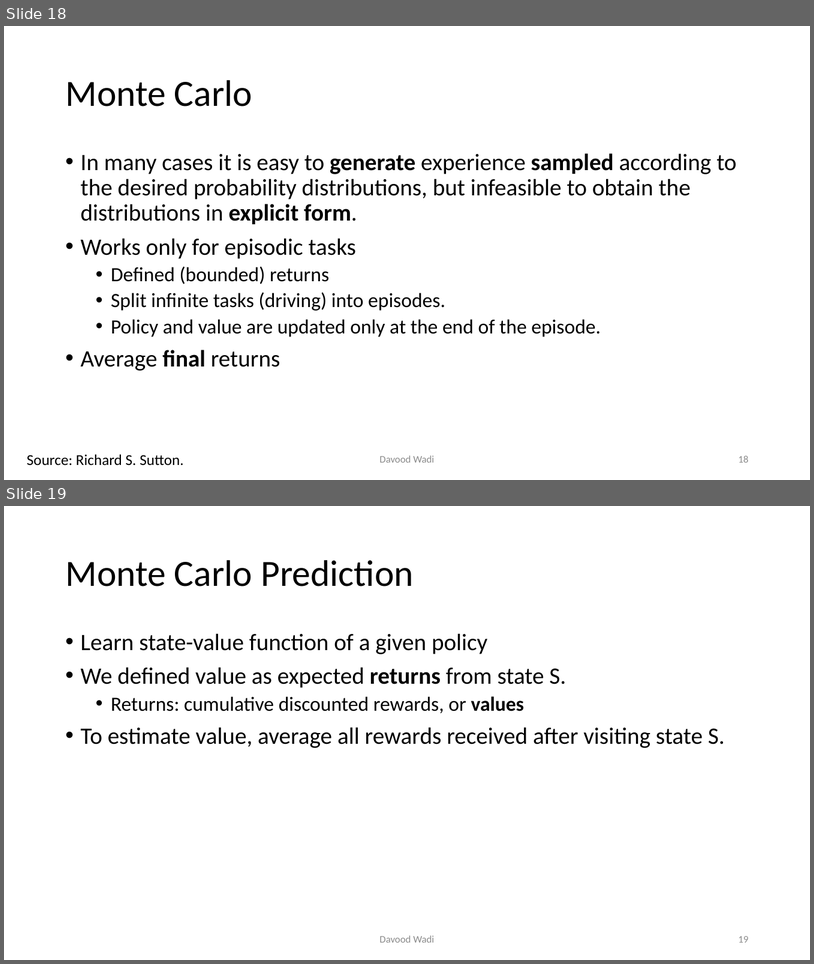
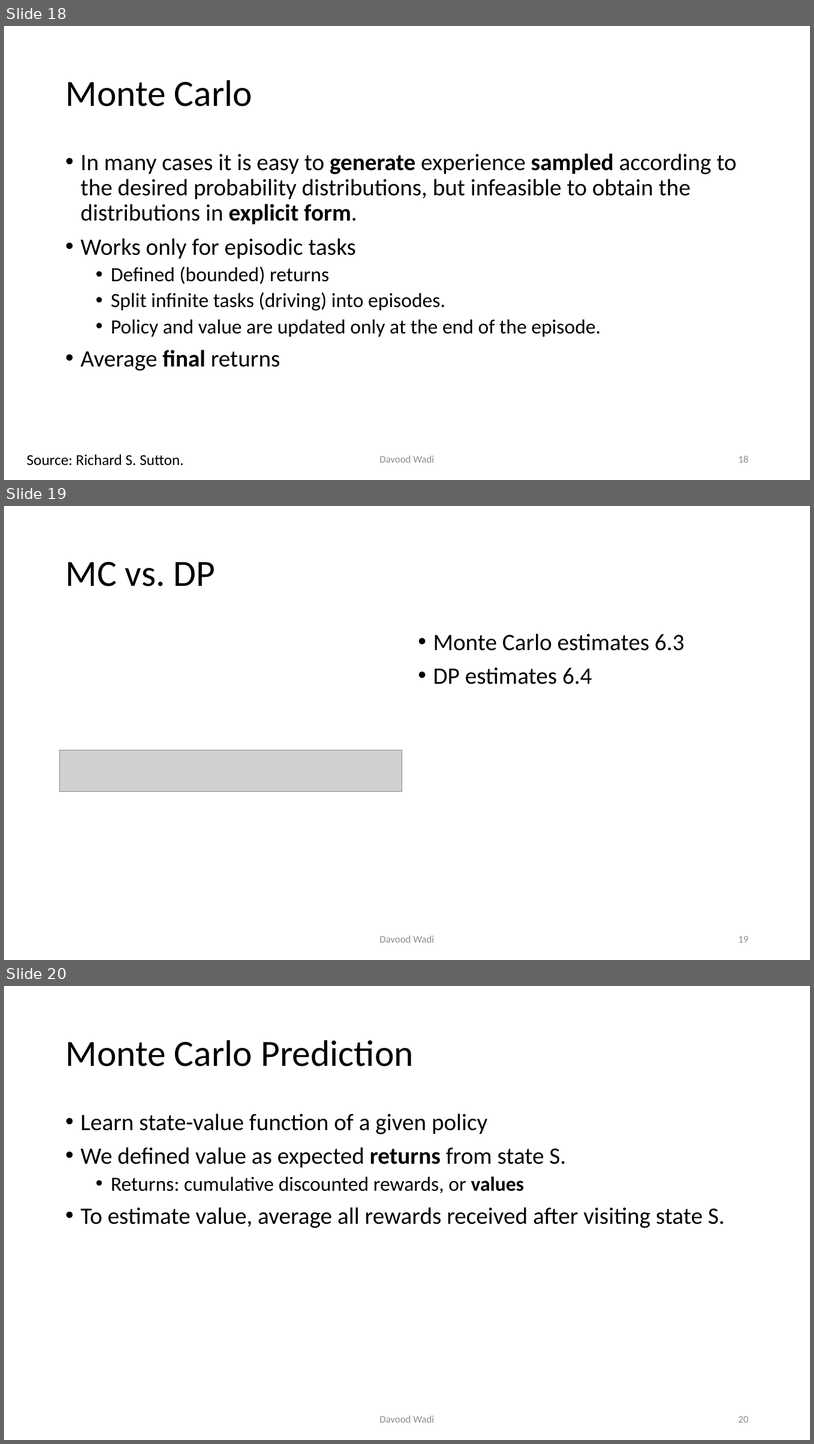
Before and after one commit to davoodwadi/davoodwadi.github.io, a slide deck: RL/RL1_slides.pptx. Shown one above the other, each under a label of ours: slides 18 and 19 before the commit, slides 18, 19 and 20 after it. The pictures are 814x964 and 814x1444 pixels, drawn with LibreOffice and Linux fonts; fonts in the diff are those of the drawing; grey boxes stand for pictures; background and template pictures are left out. Boxes give left, top, right and bottom in pixels: in the first picture for what was removed or moved away, otherwise in the second. Text is boxed around its words. In the diff, an @@ line names an element or a change of style, - is before the commit and + after.

```diff
--- a/RL/RL1_slides.pptx
+++ b/RL/RL1_slides.pptx
@@ slide 19 added at (4,506,810,960), background #FFFFFF @@
@@ title added at (65,562,216,586), 44 pt, text #000000 @@
+MC vs. DP
@@ text added at (434,633,685,684), 28 pt, text #000000 @@
+• Monte Carlo estimates 6.3
+• DP estimates 6.4
@@ picture added at (60,750,402,791) @@
@@ text added at (380,935,434,942), 12 pt, text #8C8C8C @@
+Davood Wadi
@@ page number added at (738,936,749,942), 12 pt, text #8C8C8C @@
+19
@@ what was slide 19 is now slide 20 @@
@@ page number at (738,1416,749,1422): text changed @@
-19
+20
```
Also in this commit, not shown: 1 slide changed, 9 other slides added.
